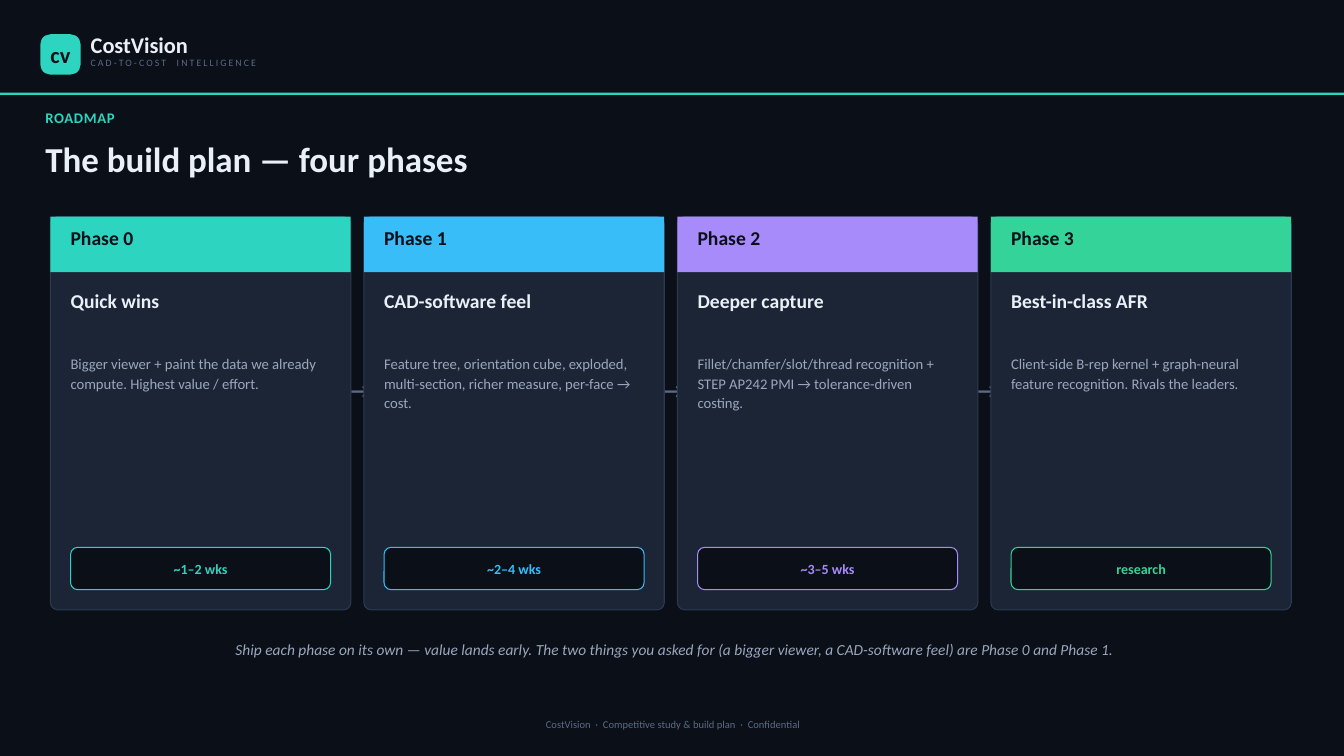
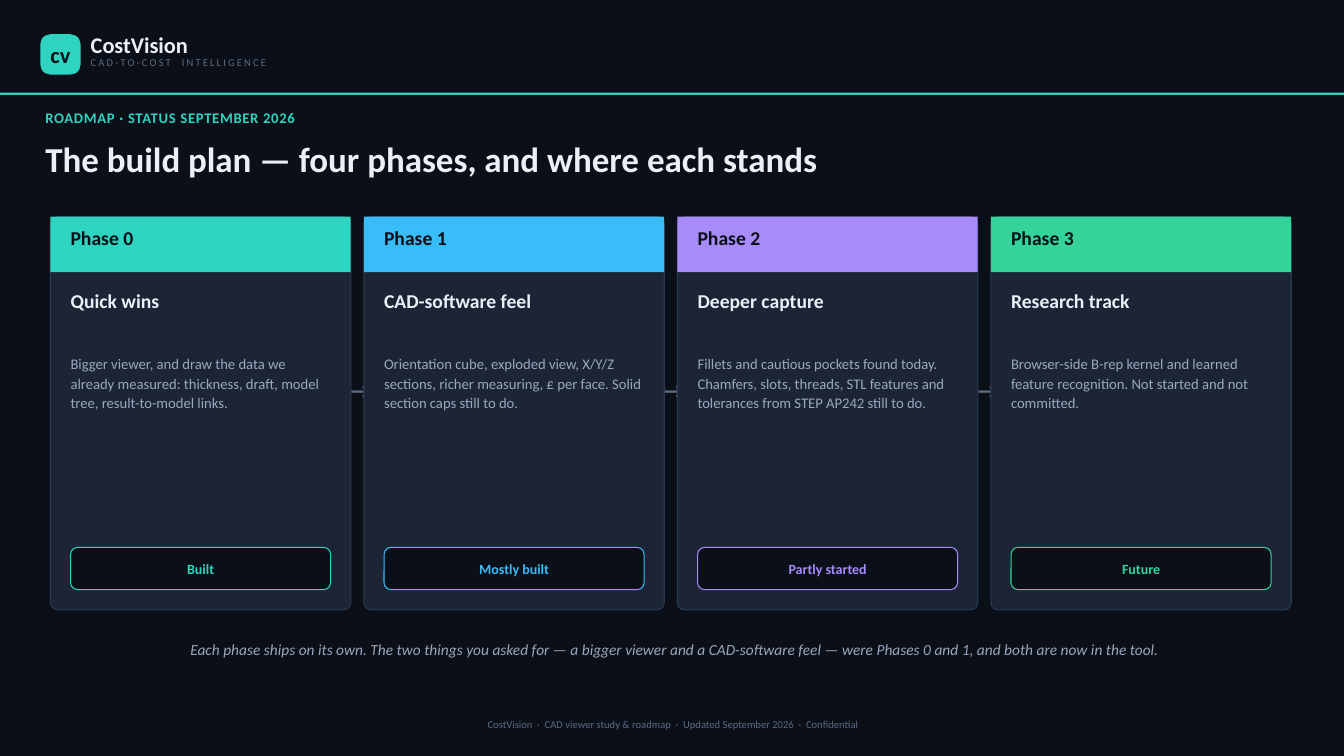
Before and after one commit to bhosaleavinash546/leamington-marathi, a slide deck: slide 9 of CostVision-3D-CAD-Viewer-Study-and-Roadmap.pptx. Drawn at 1344x756 pixels with LibreOffice and Linux fonts; fonts in the diff are those of the drawing. Boxes give left, top, right and bottom in pixels: in the first picture for what was removed or moved away, otherwise in the second. Text is boxed around its words. In the diff, an @@ line names an element or a change of style, - is before the commit and + after.

```diff
--- a/CostVision-3D-CAD-Viewer-Study-and-Roadmap.pptx
+++ b/CostVision-3D-CAD-Viewer-Study-and-Roadmap.pptx
@@ text "CAD-TO-COST INTELLIGENCE" at bbox=[91, 59, 266, 66]: size 7 to 7.5 pt @@
@@ text at bbox=[45, 113, 295, 123]: text changed @@
-ROADMAP
+ROADMAP · STATUS SEPTEMBER 2026
@@ text at bbox=[45, 147, 817, 178]: text changed @@
-The build plan — four phases
+The build plan — four phases, and where each stands
@@ text at bbox=[1011, 294, 1130, 308]: text changed @@
-Best-in-class AFR
+Research track
@@ text at bbox=[71, 359, 319, 410]: text changed @@
-Bigger viewer + paint the data we already compute. Highest value / effort.
+Bigger viewer, and draw the data we already measured: thickness, draft, model tree, result-to-model links.
@@ text at bbox=[384, 359, 641, 411]: text changed @@
-Feature tree, orientation cube, exploded, multi-section, richer measure, per-face → cost.
+Orientation cube, exploded view, X/Y/Z sections, richer measuring, £ per face. Solid section caps still to do.
@@ text at bbox=[698, 359, 944, 408]: text changed @@
-Fillet/chamfer/slot/thread recognition + STEP AP242 PMI → tolerance-driven costing.
+Fillets and cautious pockets found today. Chamfers, slots, threads, STL features and tolerances from STEP AP242 still to do.
@@ text at bbox=[1011, 359, 1248, 408]: text changed @@
-Client-side B-rep kernel + graph-neural feature recognition. Rivals the leaders.
+Browser-side B-rep kernel and learned feature recognition. Not started and not committed.
@@ text at bbox=[187, 564, 214, 574]: text changed @@
-~1–2 wks
+Built
@@ text at bbox=[479, 564, 549, 577]: text changed @@
-~2–4 wks
+Mostly built
@@ text at bbox=[789, 564, 867, 576]: text changed @@
-~3–5 wks
+Partly started
@@ text at bbox=[1122, 565, 1160, 574]: text changed @@
-research
+Future
@@ text at bbox=[190, 644, 1158, 658]: text changed @@
-Ship each phase on its own — value lands early. The two things you asked for (a bigger viewer, a CAD-software feel) are Phase 0 and Phase 1.
+Each phase ships on its own. The two things you asked for — a bigger viewer and a CAD-software feel — were Phases 0 and 1, and both are now in the tool.
@@ text at bbox=[488, 721, 858, 730]: text changed @@
-CostVision · Competitive study & build plan · Confidential
+CostVision · CAD viewer study & roadmap · Updated September 2026 · Confidential
```
Also in this commit, not shown: 14 other slides changed, 1 slide added, 1 slide removed, 1 other file.
